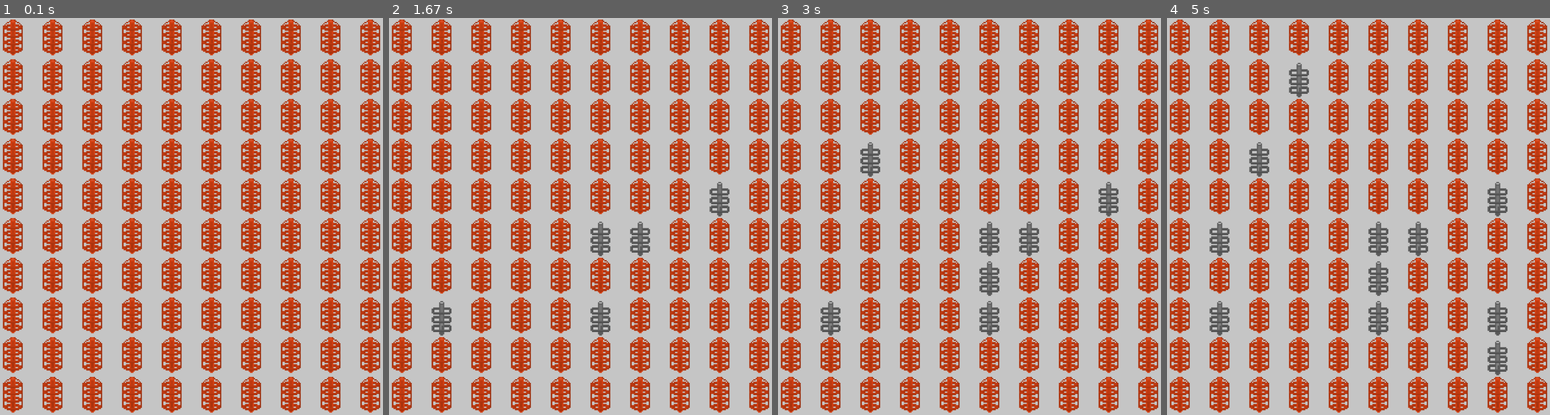
Above: before the commit, frames 1-4 (left to right).
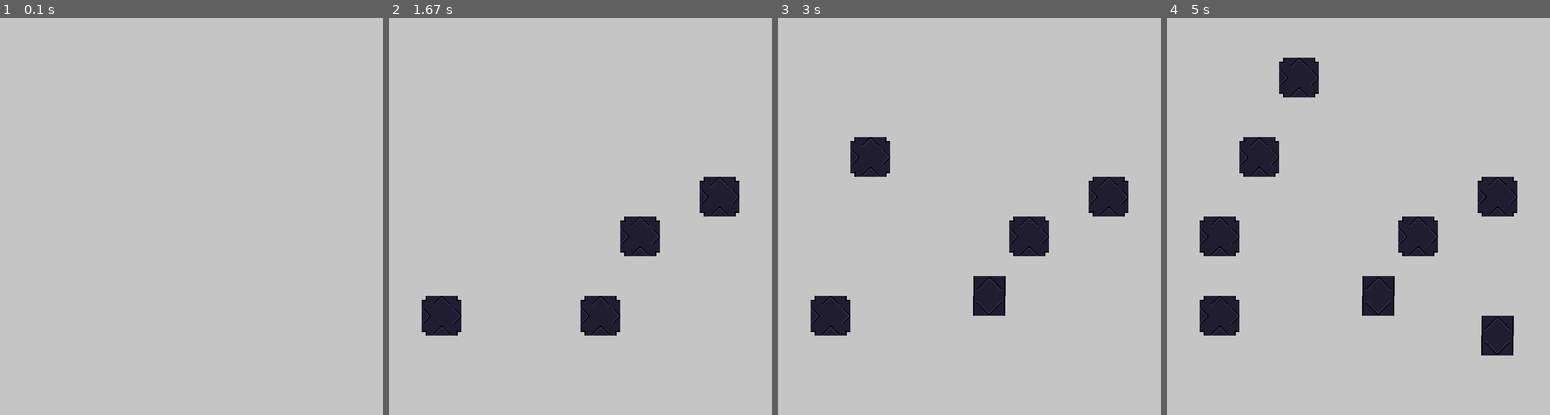
Above: after the commit, the same moments.

Repository: The1stBurb/Factory-GAME
Game: pygame game, started from main.py
Two runs of this game, one before a commit and one after it. Both use one fixed random seed, a clock stepped at 60 frames per second and the inputs below.
Inputs (mouse positions are in pixels of both pictures, inside the frame that each line leads up to):
- Up to frame 1 (0.1 s): no input
- Up to frame 2 (1.67 s): press the mouse at (706, 204) at 0.37 s; move the mouse to (645, 224) at 0.47 s; release the mouse at (580, 244) at 0.6 s; click (618, 303) at 0.72 s; hold Right 1-1.47 s; click (457, 307) at 1.08 s; hold Right from 1.5 s (still down); click (626, 252) at 1.58 s
- Up to frame 3 (3 s): release Right at 1.97 s; hold Right 2-2.63 s; click (873, 137) at 2.08 s; hold Right from 2.67 s (still down); click (973, 260) at 2.75 s
- Up to frame 4 (5 s): release Right at 3.13 s; hold Right 3.17-3.63 s; click (1507, 367) at 3.25 s; hold Right 3.67-4.3 s; click (1293, 85) at 3.75 s; hold Right 4.33-4.8 s; click (1496, 319) at 4.42 s; click (1228, 256) at 4.88 s

The runs differ from the first frame. In frame 1, 36% of the frame differs, in the area x 0-100%, y 0-100%; in frame 2, 38%; in frame 3, 39%; in frame 4, 40%.

Commit message:
made basic belt add, not finie=shed lol

Diff:
--- a/main.py
+++ b/main.py
@@ -1,4 +1,4 @@
-import pygame,random
+import pygame,random,math
 from keep import *
 import pygameBases as pb
 #comments should consist of, what does this do, why is it here, when is it used
@@ -27,6 +27,33 @@
 sfx=SFXRunner()
 #size of images
 sz=100
+beltIn=pb.imgGit("img\\belts\\in.png",sz,sz)
+beltOut=pb.imgGit("img\\belts\\out.png",sz,sz)
+class belt:
+    def __init__(self,x,y,up=False,right=False,down=False,left=False):
+        print(up,right,down,left)
+        self.img=self.buildImg(up,right,down,left)
+        self.x,self.y=x,y
+    def buildImg(self,up,right,down,left):
+        if up==False and right==False and down==False and left==False:#not (up or right or down or left):
+            return pb.imgGit("img\\belts\\belt_22.png",sz,sz)
+        blankSrfce=pygame.Surface((sz,sz),pygame.SRCALPHA)
+        for rot,i in enumerate([up,left,down,right]):
+            if i==1:
+                blankSrfce.blit(pb.rotate_image(beltIn,(rot-1)*90),(0,0))
+            elif i==2:
+                blankSrfce.blit(pb.rotate_image(beltOut,(rot-1)*90),(0,0))
+        return blankSrfce
+    def disp(self):
+        screen.blit(self.img,(self.x*sz,self.y*sz))
+belts=[]
+class item:
+    def __init__(self,location,name,price,idd):
+        self.img=pb.imgGit(location,20,20)
+        self.name=name
+        self.price=price
+        self.idd=idd
+items=[item("img\\items\\RawCu.png","Raw Copper",0.50,0),item("img\\items\\RefinedCu.png","Refined Copper",1.50,1),]
 #list of image for ease of use and stuff lol
 imgs=[]#{"build":[],"belt":[],"icon":[],"item":[],"other":[]}
 #raw for easy convert
@@ -41,7 +68,7 @@
 def buildGrid(widh,high):
     global grid
     for i in range(widh):
-        grid.append([0 for j in range(widh)])
+        grid.append(["blank" for j in range(widh)])
 #anything in that is "setup" goes here
 def setup():
     buildGrid(50,50)
@@ -50,9 +77,12 @@
 grd=[0,0]#the offset made by panning the screen
 pms=[0,0]#past mouse for dragging
 drag=False
+buttons=[False,False,False]
 while True:
     screen.fill((200,200,200))
     # mbt=1
+    pbtn=buttons
+    buttons = pygame.mouse.get_pressed()
     keys=pygame.key.get_pressed()
     pms=ms.copy()
     ms=[pygame.mouse.get_pos()[0],pygame.mouse.get_pos()[1]]
@@ -62,7 +92,7 @@
             quit()
         elif i.type==pygame.KEYDOWN and i.key==pygame.K_RIGHT:
             pygame.mixer.music.stop()
-    buttons = pygame.mouse.get_pressed()
+
     #this is drag
     if buttons[2]:
         grd=[grd[0]+(ms[0]-pms[0]),grd[1]+(ms[1]-pms[1])]
@@ -70,14 +100,21 @@
     elif drag:
         drag=False
     #set - unecesary
-    elif buttons[0]:
+    elif buttons[0] and not pbtn[0]:
         rx=(ms[0]-grd[0])//sz
         ry=(ms[1]-grd[1])//sz
-        grid[ry][rx]=1
-    #display grid
-    for y,i in enumerate(grid):
-        for x,j in enumerate(i):
-            pb.image(screen,imgs[j],x*sz+grd[0],y*sz+grd[1])
+        grid[ry][rx]=f"belt{len(belts)}"
+        # print(grid[ry][rx][:-1])
+        belts.append(belt(rx,ry,1 if ry>0 and "belt"in grid[ry-1][rx] else 0,1 if rx<len(grid[ry])-1 and "belt"in grid[ry][rx+1] else 0,1 if ry<len(grid)-1 and "belt"in grid[ry+1][rx] else 0,1 if rx>0 and "belt"in grid[ry][rx-1] else 0,))
+        for i in range(len(belts)):
+            if math.sqrt((rx-belts[i].x)**2+(ry-belts[i].y)**2)<2:
+                belts[i].img=belts[i].buildImg(1 if belts[i].y>0 and "belt"in grid[belts[i].y-1][belts[i].x] else 0,1 if belts[i].x<len(grid[belts[i].y])-1 and "belt"in grid[belts[i].y][belts[i].x+1] else 0,1 if belts[i].y<len(grid)-1 and "belt"in grid[belts[i].y+1][belts[i].x] else 0,1 if belts[i].x>0 and "belt"in grid[belts[i].y][belts[i].x-1] else 0,)
+    for blt in belts:
+        blt.disp()
+    # #display grid
+    # for y,i in enumerate(grid):
+    #     for x,j in enumerate(i):
+    #         pb.image(screen,imgs[j],x*sz+grd[0],y*sz+grd[1])
     pygame.display.flip()
 
     sfx.runAmb()
--- a/pygameBases.py
+++ b/pygameBases.py
@@ -10,10 +10,17 @@
 def resize(img,w,h):
     return pygame.transform.scale(img,(w,h))
 #rotate an image
-def rot90(img,r=-1):
-    if r==-1:
-        r=random.randint(0,3)*90
-    return pygame.transform.rotate(img,r)
+def rot90(img,r):
+    # if r==-1:
+    #     r=random.randint(0,3)*90
+    return pygame.transform.rotate(img,r*90)
+def rotate_image(image, angle):
+    orig_rect = image.get_rect()
+    rot_image = pygame.transform.rotate(image, angle)
+    rot_rect = orig_rect.copy()
+    rot_rect.center = rot_image.get_rect().center
+    rot_image = rot_image.subsurface(rot_rect).copy()
+    return rot_image
 #create a rectanngle
 def rect(screen,x,y,w,h,col=(255,255,255)):
     # print(col)
Binary file added: img/belts/in.png
Binary file added: img/belts/out.png
